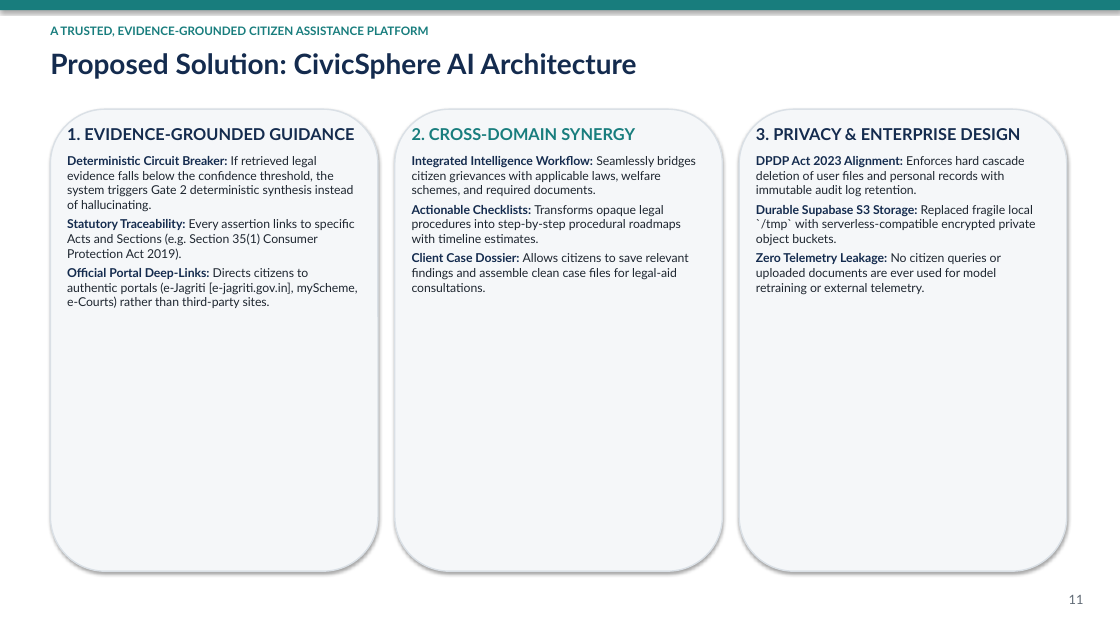
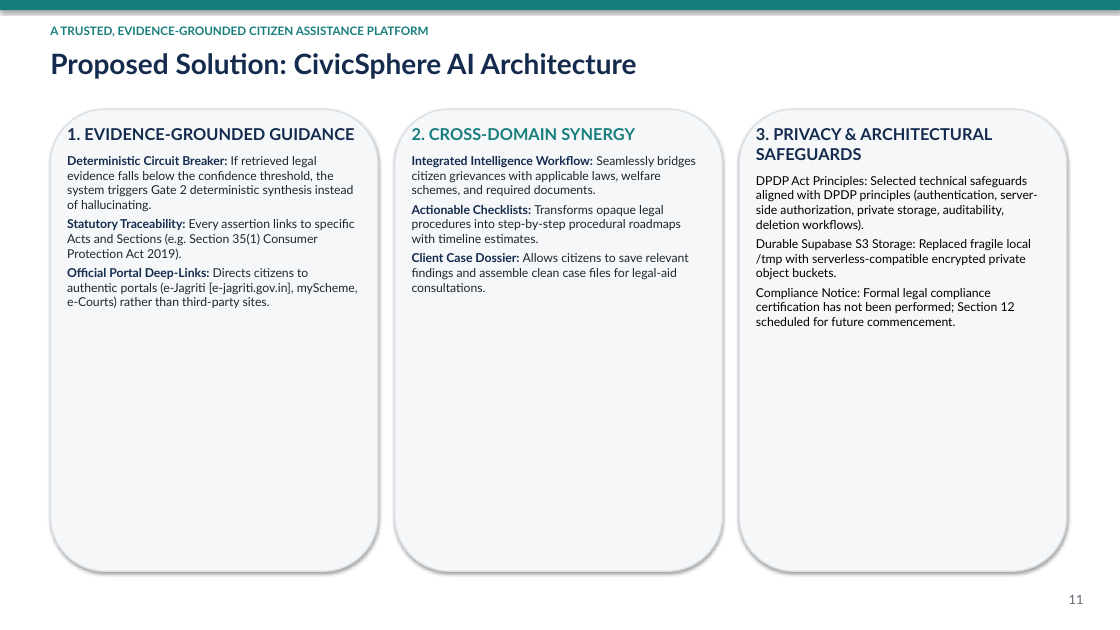
Before and after one commit to DEVANSHSAVLA/Finalyear_MajorProject, a slide deck: slide 11 of docs/review-2-submission/CivicSphere_AI_Review_2_Presentation.pptx. Drawn at 1120x630 pixels with LibreOffice and Linux fonts; fonts in the diff are those of the drawing. Boxes give left, top, right and bottom in pixels: in the first picture for what was removed or moved away, otherwise in the second. Text is boxed around its words. In the diff, an @@ line names an element or a change of style, - is before the commit and + after.

```diff
--- a/docs/review-2-submission/CivicSphere_AI_Review_2_Presentation.pptx
+++ b/docs/review-2-submission/CivicSphere_AI_Review_2_Presentation.pptx
@@ text at bbox=[756, 128, 1037, 326]: text changed; text colour #1E2630 to #000000 @@
-3. PRIVACY & ENTERPRISE DESIGN
-DPDP Act 2023 Alignment: Enforces hard cascade deletion of user files and personal records with immutable audit log retention.
-Durable Supabase S3 Storage: Replaced fragile local `/tmp` with serverless-compatible encrypted private object buckets.
-Zero Telemetry Leakage: No citizen queries or uploaded documents are ever used for model retraining or external telemetry.
+3. PRIVACY & ARCHITECTURAL SAFEGUARDS
+DPDP Act Principles: Selected technical safeguards aligned with DPDP principles (authentication, server-side authorization, private storage, auditability, deletion workflows).
+Durable Supabase S3 Storage: Replaced fragile local /tmp with serverless-compatible encrypted private object buckets.
+Compliance Notice: Formal legal compliance certification has not been performed; Section 12 scheduled for future commencement.
```
Also in this commit, not shown: 5 other slides changed, 6 other files.
